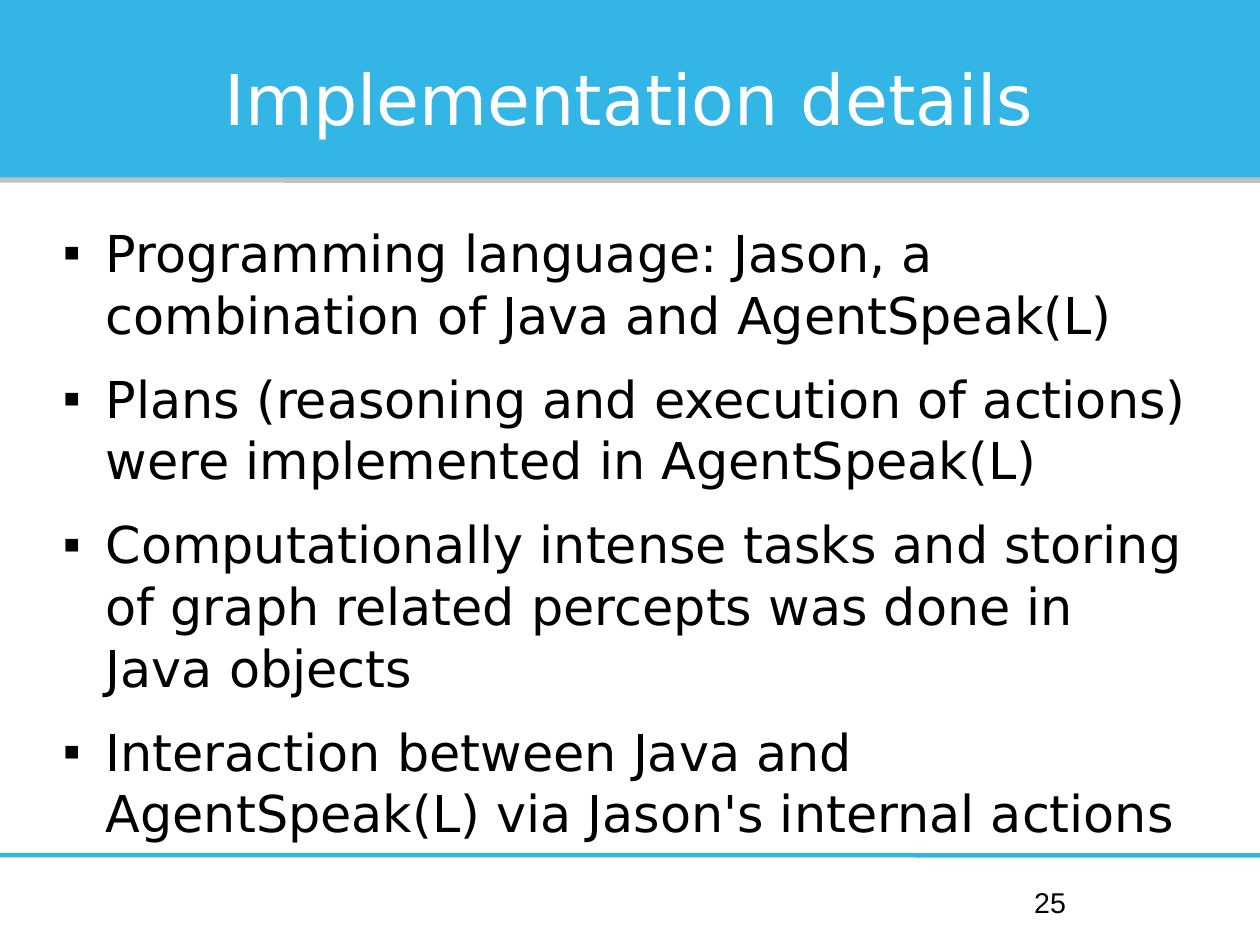
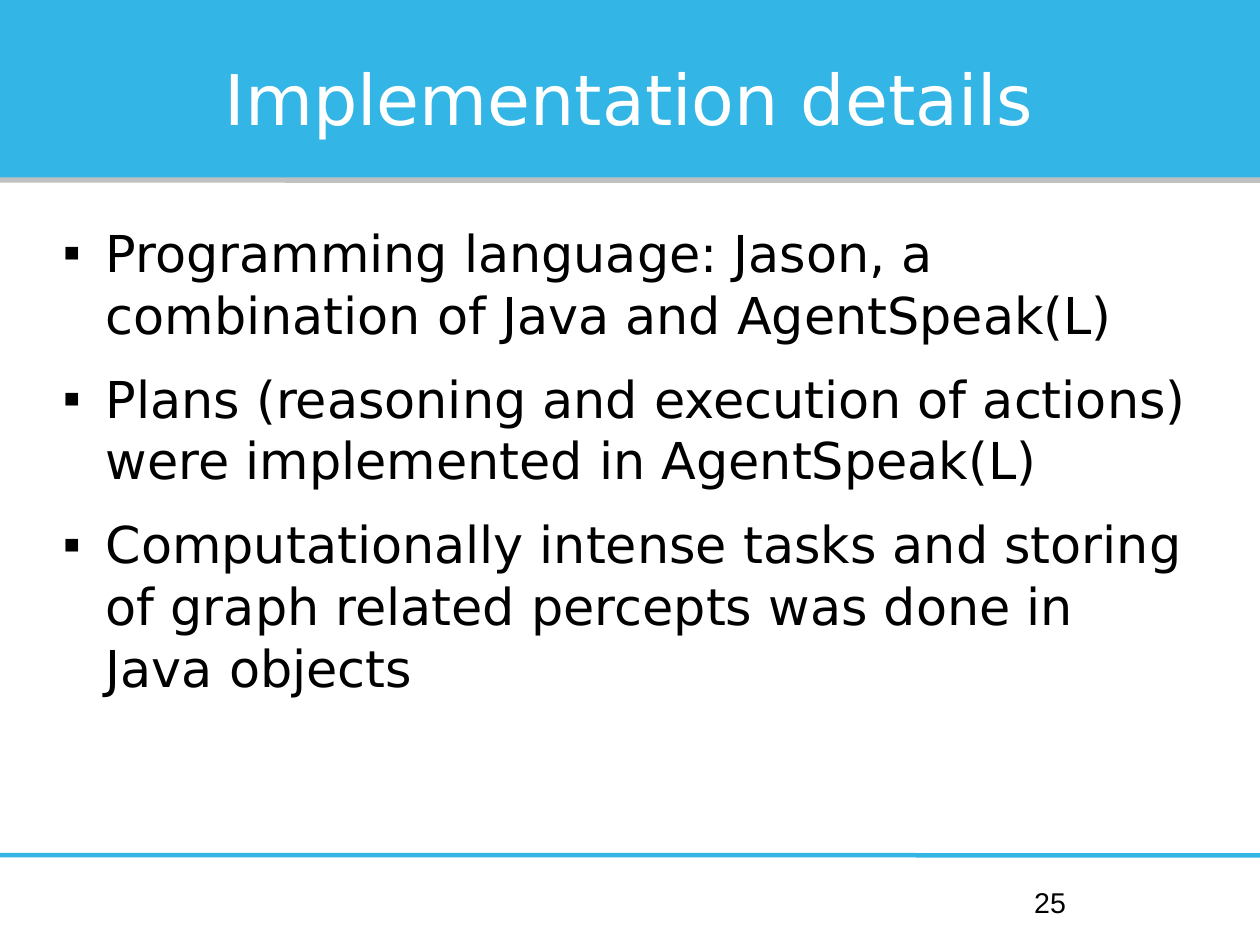
Before and after one commit to Institute-Web-Science-and-Technologies/mapc, a slide deck: slide 25 of Oberseminar/presentation.odp. Drawn at 1260x945 pixels with LibreOffice and Linux fonts; fonts in the diff are those of the drawing. Boxes give left, top, right and bottom in pixels: in the first picture for what was removed or moved away, otherwise in the second. Text is boxed around its words. In the diff, an @@ line names an element or a change of style, - is before the commit and + after.

```diff
--- a/Oberseminar/presentation.odp
+++ b/Oberseminar/presentation.odp
@@ text at (x1=106, y1=732, x2=1174, y2=843): paragraph removed @@
-▪ Interaction between Java and AgentSpeak(L) via Jason's internal actions
```
Also in this commit, not shown: 24 other slides changed, 1 other file.
